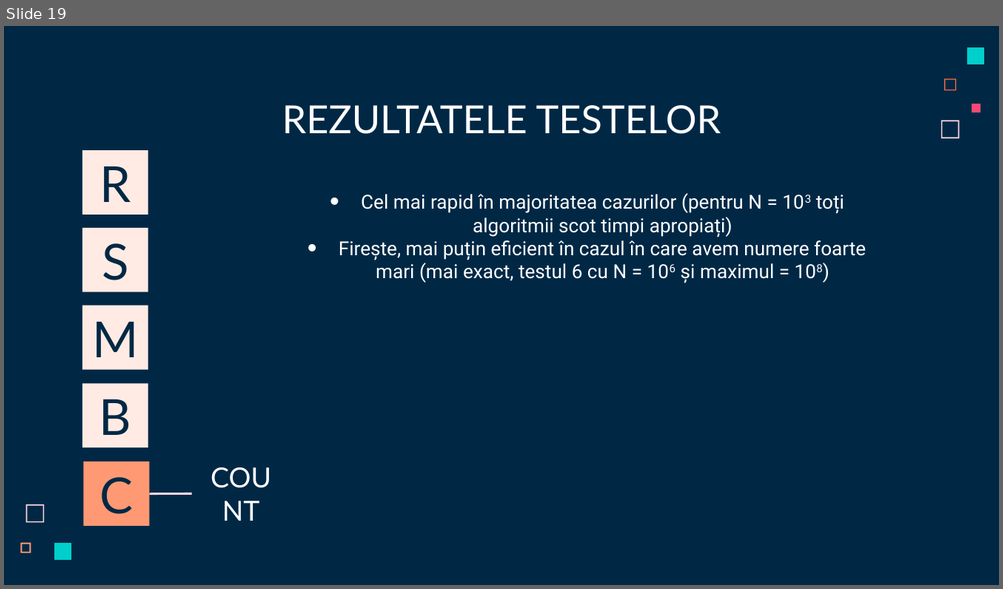
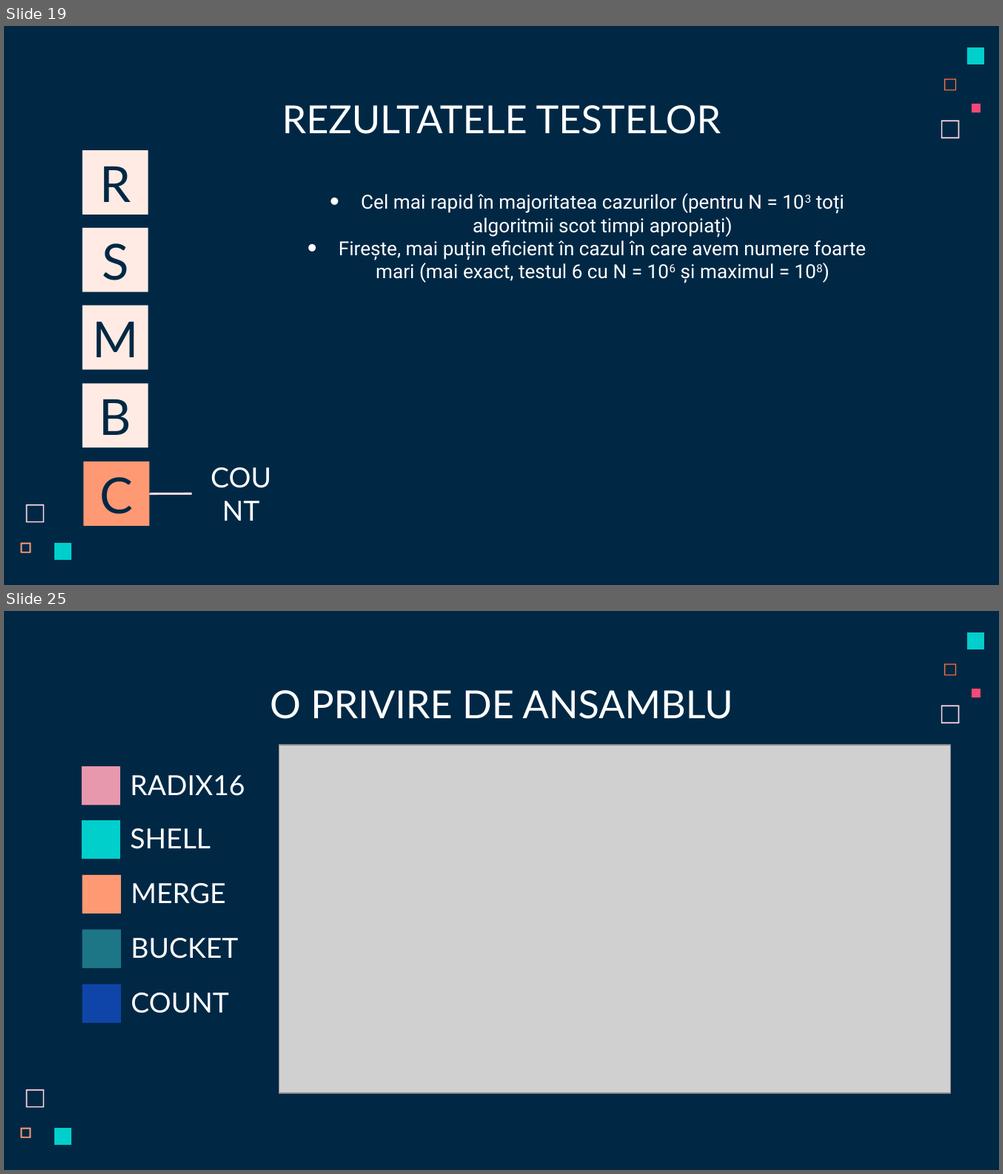
Before and after one commit to iam-mj/1stProject_SD, a slide deck: Primul Proiect SD.pptx. Shown one above the other, each under a label of ours: slide 19 before the commit, slides 19 and 25 after it; the slides between them are not shown. The pictures are 1003x589 and 1003x1174 pixels, drawn with LibreOffice and Linux fonts; fonts in the diff are those of the drawing; grey boxes stand for pictures. Boxes give left, top, right and bottom in pixels: in the first picture for what was removed or moved away, otherwise in the second. Text is boxed around its words. In the diff, an @@ line names an element or a change of style, - is before the commit and + after.

```diff
--- a/Primul Proiect SD.pptx
+++ b/Primul Proiect SD.pptx
@@ slide 25 added at <box>4,611,999,1170</box>, background #002845; not listed: 7 template elements that a slide beside it also shows @@
@@ title added at <box>270,690,733,719</box>, 28 pt, text #FFFFFF @@
+O PRIVIRE DE ANSAMBLU
@@ picture added at <box>279,745,950,1094</box> @@
@@ rectangle added at <box>82,766,120,805</box>, fill #E898AC @@
@@ text added at <box>130,775,244,796</box>, 20 pt, text #FFFFFF @@
+RADIX16
@@ rectangle added at <box>82,821,120,860</box>, fill #00CFCC @@
@@ text added at <box>130,829,210,849</box>, 20 pt, text #FFFFFF @@
+SHELL
@@ rectangle added at <box>82,876,122,914</box>, fill #FF9973 @@
@@ text added at <box>131,883,225,904</box>, 20 pt, text #FFFFFF @@
+MERGE
@@ rectangle added at <box>82,930,122,969</box>, fill #1C7685 @@
@@ text added at <box>131,938,238,959</box>, 20 pt, text #FFFFFF @@
+BUCKET
@@ rectangle added at <box>82,984,122,1022</box>, fill #0F45A8 @@
@@ text added at <box>131,993,228,1014</box>, 20 pt, text #FFFFFF @@
+COUNT
```
Also in this commit, not shown: 17 slides changed, 2 other slides added, 1 slide removed.
